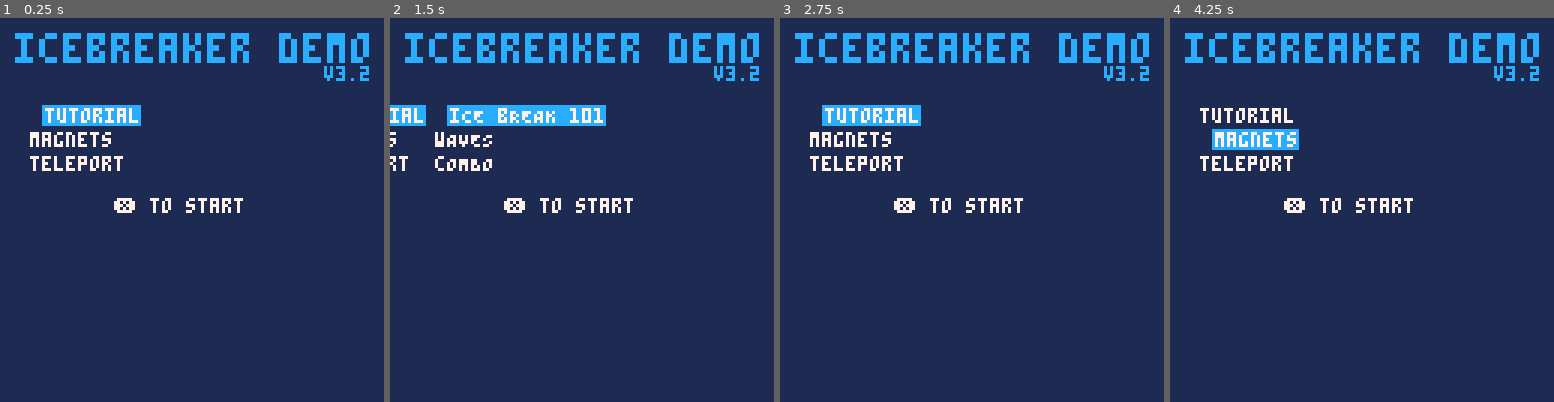
Above: before the commit, frames 1-4 (left to right).
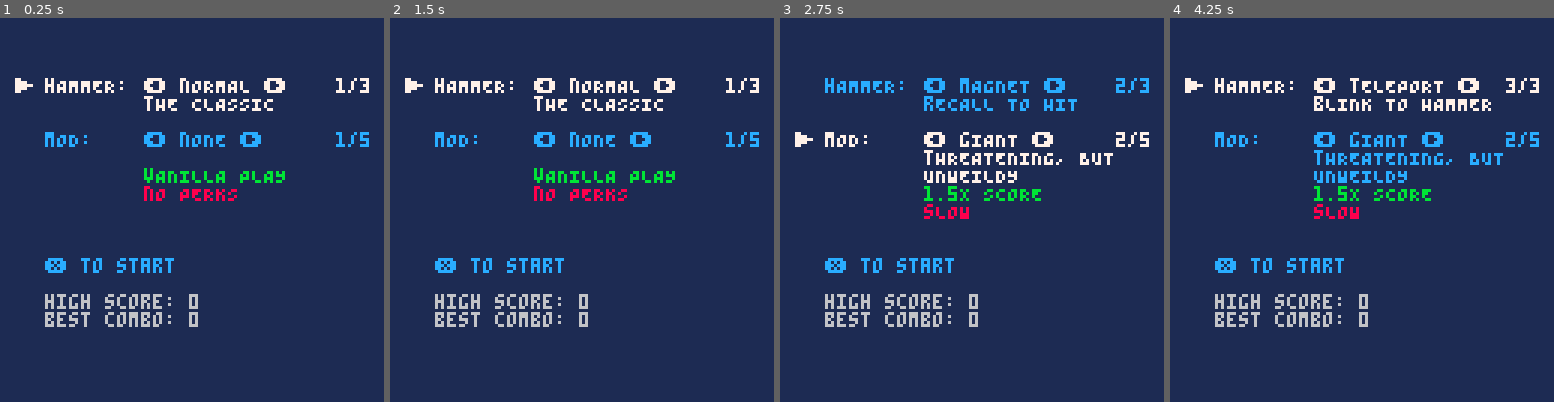
Above: after the commit, the same moments.

Repository: wsasaki01/icebreaker
Game: PICO-8 cartridge p3/icebreaker-p3.p8
Same seed, same stepped clock (60 frames per second), same inputs: the game is played once before the commit and once after it.
Inputs (mouse positions are in pixels of both pictures, inside the frame that each line leads up to):
- Up to frame 1 (0.25 s): no input
- Up to frame 2 (1.5 s): tap X (X key) at 0.33, 1.07 s; click (670, 121) at 0.67 s; tap O (Z key) at 0.7 s; click (436, 267) at 1.22 s
- Up to frame 3 (2.75 s): hold Right 1.6-2.1 s; tap O (Z key) at 1.7, 2.1, 2.5 s; click (887, 114) at 1.77 s; tap X (X key) at 1.85 s; hold Up 2.15-2.42 s; click (952, 259) at 2.32 s; hold Right from 2.47 s (still down)
- Up to frame 4 (4.25 s): click (1404, 106) at 2.87 s; tap O (Z key) every 0.4 s from 2.9 to 4.1 s; tap X (X key) at 2.97, 4.08 s; release Right at 3.03 s; hold Left 3.08-3.58 s; click (1465, 256) at 3.42 s; hold Down 3.63-3.97 s; click (1231, 102) at 3.97 s; hold Right from 4.02 s (still down)

The runs differ from the first frame. In frame 1, 12% of the frame differs, in the area x 3-97%, y 3-81%; in frame 2, 12%, in the area x 0-97%, y 3-81%; in frame 3, 12%; in frame 4, 12%.

Commit message:
Add crack and wave counter adjustments

Diff:
--- a/p3/draw.lua
+++ b/p3/draw.lua
@@ -99,15 +99,21 @@
 
     line(95, 8, 127, 8, 1)
 
-    print("wave", 53, 65, 6)
-    print("\^t\^w"..cont.display_wave, 73, 62, 6)
+    for crack in all(cracks) do
+        crack:draw()
+    end
+
+    pal(0, 7)
+    print("\^#wave", 53, 65, 15)
+    print("\^#\^t\^w"..cont.display_wave, 73, 62, 15)
+    pal()
 
     for p in all(particles) do
         p:draw()
     end
 
     local w=flr(11*(cont.killed_mob_cnt/cont.mob_total))
-    clip(51, 72-w, 28, 11)
+    clip(0, 72-w, 128, 11)
     print("wave", 53, 65, 14)
     print("\^t\^w"..cont.display_wave, 73, 62, 14)
     clip()
--- a/p3/fx.lua
+++ b/p3/fx.lua
@@ -29,3 +29,22 @@
         end
     }, {__index=_ENV}))
 end
+
+function create_crack(_x, _y, col, _cnt)
+    add(cracks, {
+        base=gen_crack(_x, _y, 10, 6, col),
+        cnt=_cnt,
+
+        decay=function(self)
+            self.cnt-=1
+            if (self.cnt==0) del(cracks, self)
+        end,
+
+        draw=function(self)
+            if (self.cnt<10) fillp(▒)
+            if (self.cnt<5) fillp(░)
+            draw_crack(self.base)
+            fillp()
+        end
+    })
+end
--- a/p3/init.lua
+++ b/p3/init.lua
@@ -6,10 +6,10 @@
 
     diff={x=0,y=0}
 
-    title=true
-    menu = false
-    play = false
-    retry = false
+    title=false
+    menu=true
+    play=false
+    retry=false
     finished=false
 
     cartdata("someguy17-icebreaker-p3")
--- a/p3/lib.lua
+++ b/p3/lib.lua
@@ -35,16 +35,17 @@
     return rc
 end
 
-function shake(cx,cy)
+function shake(cx,cy,sh_str)
 -- apply screen shake
     camera((cx+20-rnd(40))*sh_str, (cy+20-rnd(40))*sh_str)
     sh_str *= 0.75
     if (sh_str < 0.05) sh_str = 0
+    return sh_str
 end
 
-function gen_crack(cx,cy,strand_cnt,max_seg_length)
+function gen_crack(cx,cy,strand_cnt,max_seg_length,col)
 -- generate a cracked-ice effect
-    local out={{x=cx,y=cy}, {}}
+    local out={{x=cx,y=cy},col,{}}
     for i=1,strand_cnt do
         local s={}
         local dir=rnd(1)
@@ -55,18 +56,18 @@
             y+=sin(dir+rnd(0.25)-0.125)*rnd(max_seg_length)
             add(s,{x, y})
         end
-        add(out[2],s)
+        add(out[3],s)
     end
     return out
 end
 
-function draw_crack(crack,col)
+function draw_crack(crack)
 -- draw the ice crack
     local c=crack[1]
-    for s in all(crack[2]) do
-        line(c.x,c.y,c.x,c.y,col)
+    for s in all(crack[3]) do
+        line(c.x,c.y,c.x,c.y,crack[2])
         for ep in all(s) do
-            line(ep[1],ep[2],col)
+            line(ep[1],ep[2],crack[2])
         end
     end
 end
--- a/p3/setup.lua
+++ b/p3/setup.lua
@@ -7,6 +7,7 @@
     cont = create_controller(get_lvl()[1][1])
 
     particles={}
+    cracks={}
     float_scores={}
 
     attacks = {}
@@ -137,7 +138,7 @@
                 for loc in all(h.attack_gap_list) do
                     if collide(
                         loc.x, loc.y, h.xw, h.yw,
-                        70, 62, 8, 8
+                        70, 62, 8*#tostr(display_wave), 8*#tostr(display_wave)
                     ) then
                         flag = true
                     end
@@ -145,7 +146,7 @@
 
                 if collide(
                     h.x, h.y, h.xw, h.yw,
-                    70, 62, 8, 8
+                    70, 62, 8*#tostr(display_wave), 8*#tostr(display_wave)
                 ) then
                     flag = true
                 end
@@ -178,9 +179,13 @@
                 _g.sh_str1+=0.1
                 _g.sh_str2+=0.09
                 _g.sh_str3+=0.09
+
                 for i=1,flr(rnd(25))+15 do
                     create_particle(74, 66, flr(rnd(2))==0 and 12 or 13, rnd(10)+4)
                 end
+
+                create_crack(77, 67, 6, 200)
+                create_crack(77, 67, 13, 240)
 
                 killed_mob_cnt=0
                 display_styles_cnt={-1, -1, -1, -1, -1}
--- a/p3/update.lua
+++ b/p3/update.lua
@@ -209,8 +209,13 @@
             for p in all(particles) do
                 p:update()
             end
+
             if #particles > max_particles then
                 del(particles, particles[1])
+            end
+
+            for crack in all(cracks) do
+                crack:decay()
             end
         end
     elseif retry or finished then
